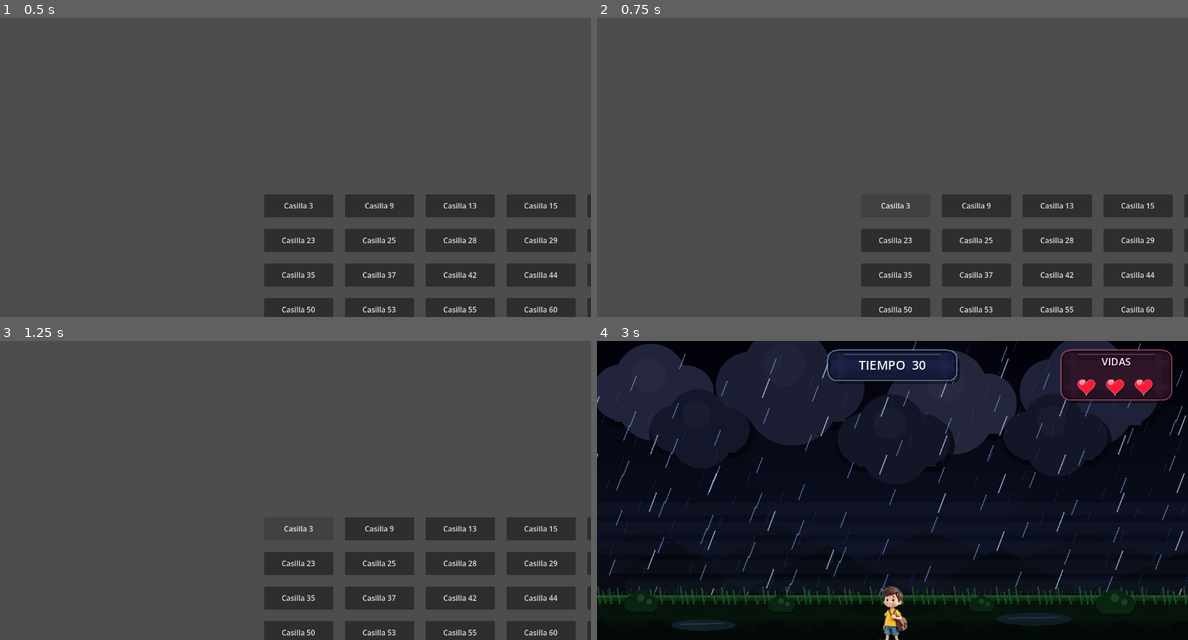
Above: before the commit, frames 1-4 (two rows, left to right).
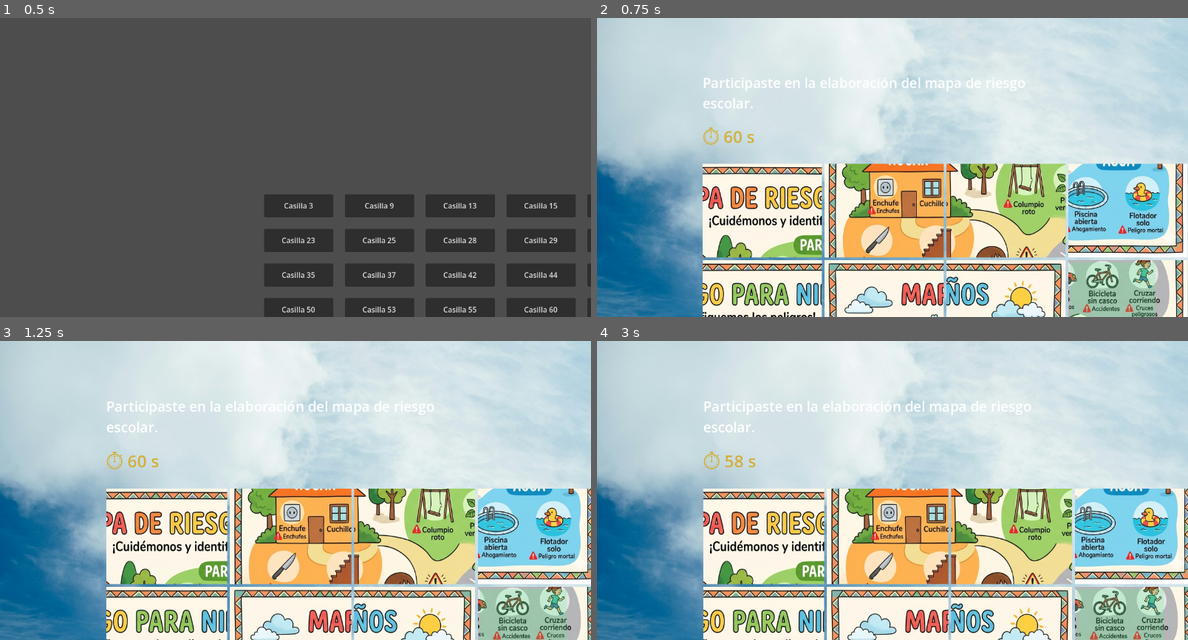
Above: after the commit, the same moments.

Repository: Dylan11092005/Minijuegos
Game: Godot game, scene res://MenuPrincipal.tscn
The game is run twice, just before and just after one commit, with the same random seed, the same clock (stepped at 60 frames per second) and the same inputs.
Inputs (mouse positions are in pixels of both pictures, inside the frame that each line leads up to):
- Up to frame 1 (0.5 s): no input
- Up to frame 2 (0.75 s): click "Casilla 3" at 0.5 s
- Up to frame 3 (1.25 s): no input
- Up to frame 4 (3 s): click (975, 529) at 1.25 s, where only the run before the commit has a clickable "Casilla 9"; click (1117, 355) at 2 s, where only the run before the commit has a clickable "Volver"; click (1057, 529) at 2.75 s, where only the run before the commit has a clickable "Casilla 13"

Frame 1 is identical in both runs. In frame 2, 99% of the frame differs, in the area x 0-100%, y 0-100%; in frame 3, 99%; in frame 4, 99%.

Commit message:
Add MapPuzzle minigame and menu entry
Introduce a new MapPuzzle minigame: adds minigame_puzzle/MapPuzzle.gd (puzzle logic, UI building, timer, piece creation/shuffle/swap, win/fail handling and result overlay) plus MapPuzzle.tscn and UID. Adds map and background assets (Mapa_Riesgo.png, Sky.jpg) with import metadata. Hooked the menu to the new minigame by adding a button connection and _on_button_pressed handler in MenuPrincipal.tscn/MenuPrincipal.gd. Also includes a trivial newline normalization in project.godot.

Diff:
--- a/MenuPrincipal.gd
+++ b/MenuPrincipal.gd
@@ -19,3 +19,6 @@
 
 func _on_button_2_pressed() -> void:
 	get_tree().change_scene_to_file("res://minigame_rio/RiverCleanupMinigame.tscn")
+
+func _on_button_pressed() -> void:
+	get_tree().change_scene_to_file("res://minigame_puzzle/MapPuzzle.tscn")
--- a/MenuPrincipal.tscn
+++ b/MenuPrincipal.tscn
@@ -128,6 +128,7 @@
 layout_mode = 2
 text = "Casilla 74"
 
+[connection signal="pressed" from="GridContainer/Button" to="." method="_on_button_pressed"]
 [connection signal="pressed" from="GridContainer/Button2" to="." method="_on_button_2_pressed"]
 [connection signal="pressed" from="GridContainer/Button3" to="." method="_on_button_3_pressed"]
 [connection signal="pressed" from="GridContainer/Button4" to="." method="_on_button_4_pressed"]
--- /dev/null
+++ b/minigame_puzzle/MapPuzzle.gd
@@ -0,0 +1,476 @@
+## MapPuzzle.gd
+## Minijuego: Rompecabezas de Mapa
+## Godot 4.x
+
+extends Node2D
+
+signal puzzle_completed
+signal puzzle_failed
+
+# =========================================================
+# CONFIGURACIÓN
+# =========================================================
+@export var map_texture: Texture2D
+@export var background_texture: Texture2D
+@export var cols: int = 4
+@export var rows: int = 3
+@export var piece_gap: int = 6
+@export var time_limit: float = 60.0
+
+# =========================================================
+# RESOLUCIÓN
+# =========================================================
+const SCREEN_SIZE = Vector2(1920, 1080)
+const MODAL_SIZE  = Vector2(1600, 920)
+
+# =========================================================
+# VARIABLES
+# =========================================================
+var piece_size: Vector2
+var pieces: Array = []
+
+var selected_index: int   = -1
+var game_active: bool     = false
+var time_remaining: float = 0.0
+
+# =========================================================
+# UI
+# =========================================================
+var overlay:         ColorRect
+var modal:           Panel
+var board_container: Node2D
+var guide_preview:   TextureRect
+var timer_label:     Label
+var result_overlay:  Panel
+
+# =========================================================
+# COLORES
+# =========================================================
+const COLOR_GOLD     = Color("#D4AF37")
+const COLOR_SELECTED = Color(1.0, 0.878, 0.251, 0.35)
+const COLOR_CORRECT  = Color(0.251, 1.0, 0.502, 0.2)
+const COLOR_WIN      = Color("#1A3A1A")
+const COLOR_LOSE     = Color("#3A1A1A")
+
+# =========================================================
+# READY
+# =========================================================
+func _ready() -> void:
+	_build_ui()
+	if map_texture:
+		start_game()
+
+# =========================================================
+# PROCESS
+# =========================================================
+func _process(delta: float) -> void:
+	if not game_active:
+		return
+
+	time_remaining -= delta
+	_update_timer_label()
+
+	if time_remaining <= 0.0:
+		time_remaining = 0.0
+		_on_time_out()
+
+# =========================================================
+# START GAME
+# =========================================================
+func start_game() -> void:
+	_clear_pieces()
+
+	selected_index = -1
+	game_active    = true
+	time_remaining = time_limit
+
+	overlay.visible = true
+
+	if map_texture == null:
+		return
+
+	guide_preview.texture = map_texture
+
+	var available_width  = 1050.0
+	var available_height = 620.0
+
+	piece_size = Vector2(
+		available_width  / cols,
+		available_height / rows
+	)
+
+	_create_pieces()
+	_shuffle_pieces()
+	_animate_modal()
+
+# =========================================================
+# CREAR PIEZAS
+# =========================================================
+func _create_pieces() -> void:
+	var image: Image = map_texture.get_image()
+
+	var original_piece_size = Vector2(
+		map_texture.get_width()  / cols,
+		map_texture.get_height() / rows
+	)
+
+	for row in rows:
+		for col in cols:
+			var index: int = row * cols + col
+
+			var region := Rect2i(
+				col * int(original_piece_size.x),
+				row * int(original_piece_size.y),
+				int(original_piece_size.x),
+				int(original_piece_size.y)
+			)
+
+			var piece_image := image.get_region(region)
+			var piece_tex   := ImageTexture.create_from_image(piece_image)
+
+			var sprite := Sprite2D.new()
+			sprite.texture  = piece_tex
+			sprite.centered = false
+			sprite.scale    = Vector2(
+				piece_size.x / original_piece_size.x,
+				piece_size.y / original_piece_size.y
+			)
+
+			board_container.add_child(sprite)
+
+			var highlight := ColorRect.new()
+			highlight.size         = piece_size - Vector2(piece_gap * 2, piece_gap * 2)
+			highlight.color        = Color.TRANSPARENT
+			highlight.mouse_filter = Control.MOUSE_FILTER_IGNORE
+
+			sprite.add_child(highlight)
+			highlight.position = Vector2(piece_gap, piece_gap)
+
+			pieces.append({
+				"sprite":      sprite,
+				"highlight":   highlight,
+				"correct_pos": index,
+				"current_pos": index
+			})
+
+# =========================================================
+# SHUFFLE
+# =========================================================
+func _shuffle_pieces() -> void:
+	var positions: Array = range(cols * rows)
+	positions.shuffle()
+	for i in pieces.size():
+		pieces[i]["current_pos"] = positions[i]
+	_apply_positions()
+
+# =========================================================
+# POSICIONES
+# =========================================================
+func _apply_positions() -> void:
+	var start_x = 70
+	var start_y = 240
+
+	for piece in pieces:
+		var pos_index: int = piece["current_pos"]
+		var col: int = pos_index % cols
+		var row: int = pos_index / cols
+
+		var target := Vector2(
+			start_x + col * (piece_size.x + piece_gap),
+			start_y + row * (piece_size.y + piece_gap)
+		)
+
+		piece["sprite"].position = target
+
+	_refresh_highlights()
+
+# =========================================================
+# INPUT
+# =========================================================
+func _input(event: InputEvent) -> void:
+	if not game_active:
+		return
+
+	if event is InputEventMouseButton:
+		if event.pressed and event.button_index == MOUSE_BUTTON_LEFT:
+			var clicked_index = _get_piece_at(event.position)
+
+			if clicked_index == -1:
+				return
+
+			if selected_index == -1:
+				selected_index = clicked_index
+
+			elif selected_index == clicked_index:
+				selected_index = -1
+
+			else:
+				_swap_pieces(selected_index, clicked_index)
+				selected_index = -1
+				_check_win()
+
+			_refresh_highlights()
+
+# =========================================================
+# DETECTAR PIEZA
+# =========================================================
+func _get_piece_at(pos: Vector2) -> int:
+	for i in pieces.size():
+		var p     = pieces[i]
+		var p_pos = p["sprite"].global_position
+		var rect  = Rect2(p_pos, piece_size)
+		if rect.has_point(pos):
+			return i
+	return -1
+
+# =========================================================
+# SWAP
+# =========================================================
+func _swap_pieces(a: int, b: int) -> void:
+	var temp_pos             = pieces[a]["current_pos"]
+	pieces[a]["current_pos"] = pieces[b]["current_pos"]
+	pieces[b]["current_pos"] = temp_pos
+	_apply_positions()
+
+# =========================================================
+# HIGHLIGHTS
+# =========================================================
+func _refresh_highlights() -> void:
+	for i in pieces.size():
+		var p         = pieces[i]
+		var highlight = p["highlight"]
+		var is_sel    = (i == selected_index)
+		var is_ok     = (p["current_pos"] == p["correct_pos"])
+
+		if is_sel:
+			highlight.color = COLOR_SELECTED
+		elif is_ok:
+			highlight.color = COLOR_CORRECT
+		else:
+			highlight.color = Color.TRANSPARENT
+
+# =========================================================
+# WIN CHECK
+# =========================================================
+func _check_win() -> void:
+	for piece in pieces:
+		if piece["current_pos"] != piece["correct_pos"]:
+			return
+
+	game_active = false
+	_show_result(true)
+	emit_signal("puzzle_completed")
+
+# =========================================================
+# TIME OUT
+# =========================================================
+func _on_time_out() -> void:
+	game_active = false
+	_show_result(false)
+	emit_signal("puzzle_failed")
+
+# =========================================================
+# RESULTADO
+# =========================================================
+func _show_result(won: bool) -> void:
+	result_overlay.visible = true
+
+	var bg_style := StyleBoxFlat.new()
+	bg_style.bg_color                       = COLOR_WIN if won else COLOR_LOSE
+	bg_style.corner_radius_top_left         = 16
+	bg_style.corner_radius_top_right        = 16
+	bg_style.corner_radius_bottom_left      = 16
+	bg_style.corner_radius_bottom_right     = 16
+	bg_style.border_width_left              = 3
+	bg_style.border_width_top               = 3
+	bg_style.border_width_right             = 3
+	bg_style.border_width_bottom            = 3
+	bg_style.border_color                   = COLOR_GOLD
+	result_overlay.add_theme_stylebox_override("panel", bg_style)
+
+	var title := result_overlay.get_node("Title")
+	var body  := result_overlay.get_node("Body")
+	var btn   := result_overlay.get_node("CloseButton")
+
+	if won:
+		title.text = "¡Mapa completado!"
+		body.text  = "Excelente trabajo. Armaste el mapa de riesgo escolar a tiempo."
+	else:
+		title.text = "¡Tiempo agotado!"
+		body.text  = "No lograste armar el mapa a tiempo. ¡Inténtalo de nuevo!"
+
+	btn.text = "Reiniciar"
+
+	btn.pressed.connect(_on_result_closed, CONNECT_ONE_SHOT)
+
+	result_overlay.scale    = Vector2(0.8, 0.8)
+	result_overlay.modulate = Color(1, 1, 1, 0)
+
+	var tween = create_tween()
+	tween.set_parallel(true)
+	tween.tween_property(result_overlay, "scale",    Vector2.ONE,    0.25)
+	tween.tween_property(result_overlay, "modulate", Color(1,1,1,1), 0.25)
+
+func _on_result_closed() -> void:
+	result_overlay.visible = false
+	start_game()
+
+# =========================================================
+# TIMER LABEL
+# =========================================================
+func _update_timer_label() -> void:
+	var secs         = int(ceil(time_remaining))
+	timer_label.text = "⏱ %d s" % secs
+
+	if time_remaining <= 10.0:
+		timer_label.add_theme_color_override("font_color", Color("#FF4444"))
+	else:
+		timer_label.add_theme_color_override("font_color", COLOR_GOLD)
+
+# =========================================================
+# BUILD UI
+# =========================================================
+func _build_ui() -> void:
+
+	# =====================================================
+	# FONDO
+	# =====================================================
+	if background_texture:
+		var bg := TextureRect.new()
+		bg.texture      = background_texture
+		bg.size         = SCREEN_SIZE
+		bg.position     = Vector2.ZERO
+		bg.expand_mode  = TextureRect.EXPAND_IGNORE_SIZE
+		bg.stretch_mode = TextureRect.STRETCH_KEEP_ASPECT_COVERED
+		add_child(bg)
+
+	# =====================================================
+	# OVERLAY
+	# =====================================================
+	overlay         = ColorRect.new()
+	overlay.color   = Color(0, 0, 0, 0.0)
+	overlay.size    = SCREEN_SIZE
+	overlay.visible = false
+	add_child(overlay)
+
+	# =====================================================
+	# MODAL
+	# =====================================================
+	modal          = Panel.new()
+	modal.size     = MODAL_SIZE
+	modal.position = (SCREEN_SIZE - MODAL_SIZE) / 2
+	add_child(modal)
+
+	var style := StyleBoxFlat.new()
+	style.bg_color                   = Color(0, 0, 0, 0.0)
+	style.border_width_left          = 0
+	style.border_width_top           = 0
+	style.border_width_right         = 0
+	style.border_width_bottom        = 0
+	modal.add_theme_stylebox_override("panel", style)
+
+	board_container = Node2D.new()
+	modal.add_child(board_container)
+
+	# =====================================================
+	# TEXTO EDUCATIVO
+	# =====================================================
+	var instruction_label := Label.new()
+	instruction_label.text          = "Participaste en la elaboración del mapa de riesgo escolar."
+	instruction_label.position      = Vector2(70, 40)
+	instruction_label.size          = Vector2(820, 100)
+	instruction_label.autowrap_mode = TextServer.AUTOWRAP_WORD_SMART
+	instruction_label.add_theme_font_size_override("font_size", 30)
+	instruction_label.add_theme_color_override("font_color", Color.WHITE)
+	modal.add_child(instruction_label)
+
+	# =====================================================
+	# TIMER
+	# =====================================================
+	timer_label          = Label.new()
+	timer_label.text     = "⏱ 60 s"
+	timer_label.position = Vector2(70, 155)
+	timer_label.size     = Vector2(300, 60)
+	timer_label.add_theme_font_size_override("font_size", 36)
+	timer_label.add_theme_color_override("font_color", COLOR_GOLD)
+	modal.add_child(timer_label)
+
+	# =====================================================
+	# MINI MAPA
+	# =====================================================
+	var preview_border      := Panel.new()
+	preview_border.position  = Vector2(1260, 40)
+	preview_border.size      = Vector2(280, 200)
+
+	var preview_style := StyleBoxFlat.new()
+	preview_style.bg_color                   = Color(0, 0, 0, 0.2)
+	preview_style.border_width_left          = 3
+	preview_style.border_width_top           = 3
+	preview_style.border_width_right         = 3
+	preview_style.border_width_bottom        = 3
+	preview_style.border_color               = COLOR_GOLD
+	preview_style.corner_radius_top_left     = 10
+	preview_style.corner_radius_top_right    = 10
+	preview_style.corner_radius_bottom_left  = 10
+	preview_style.corner_radius_bottom_right = 10
+	preview_border.add_theme_stylebox_override("panel", preview_style)
+	modal.add_child(preview_border)
+
+	guide_preview              = TextureRect.new()
+	guide_preview.position     = Vector2(1275, 55)
+	guide_preview.size         = Vector2(250, 170)
+	guide_preview.expand_mode  = TextureRect.EXPAND_IGNORE_SIZE
+	guide_preview.stretch_mode = TextureRect.STRETCH_KEEP_ASPECT_CENTERED
+	modal.add_child(guide_preview)
+	guide_preview.move_to_front()
+
+	# =====================================================
+	# PANEL DE RESULTADO
+	# =====================================================
+	result_overlay          = Panel.new()
+	result_overlay.size     = Vector2(700, 340)
+	result_overlay.position = (MODAL_SIZE - Vector2(700, 340)) / 2
+	result_overlay.visible  = false
+	modal.add_child(result_overlay)
+
+	var r_title := Label.new()
+	r_title.name                 = "Title"
+	r_title.position             = Vector2(40, 50)
+	r_title.size                 = Vector2(620, 80)
+	r_title.horizontal_alignment = HORIZONTAL_ALIGNMENT_CENTER
+	r_title.add_theme_font_size_override("font_size", 48)
+	r_title.add_theme_color_override("font_color", COLOR_GOLD)
+	result_overlay.add_child(r_title)
+
+	var r_body := Label.new()
+	r_body.name                 = "Body"
+	r_body.position             = Vector2(40, 150)
+	r_body.size                 = Vector2(620, 80)
+	r_body.horizontal_alignment = HORIZONTAL_ALIGNMENT_CENTER
+	r_body.autowrap_mode        = TextServer.AUTOWRAP_WORD_SMART
+	r_body.add_theme_font_size_override("font_size", 24)
+	r_body.add_theme_color_override("font_color", Color.WHITE)
+	result_overlay.add_child(r_body)
+
+	var r_btn := Button.new()
+	r_btn.name     = "CloseButton"
+	r_btn.position = Vector2(200, 260)
+	r_btn.size     = Vector2(300, 60)
+	r_btn.add_theme_font_size_override("font_size", 26)
+	result_overlay.add_child(r_btn)
+
+# =========================================================
+# ANIMACIÓN MODAL
+# =========================================================
+func _animate_modal() -> void:
+	modal.scale = Vector2(0.8, 0.8)
+	var tween   = create_tween()
+	tween.tween_property(modal, "scale", Vector2.ONE, 0.2)
+
+# =========================================================
+# CLEAR
+# =========================================================
+func _clear_pieces() -> void:
+	for piece in pieces:
+		piece["sprite"].queue_free()
+	pieces.clear()
--- /dev/null
+++ b/minigame_puzzle/MapPuzzle.tscn
@@ -0,0 +1,10 @@
+[gd_scene format=3 uid="uid://d3m4hxtywmni1"]
+
+[ext_resource type="Script" uid="uid://j6ljlpg0egd8" path="res://minigame_puzzle/MapPuzzle.gd" id="1_1b4qa"]
+[ext_resource type="Texture2D" uid="uid://bitygl120yl8t" path="res://minigame_puzzle/assets/Mapa_Riesgo.png" id="2_2pb2e"]
+[ext_resource type="Texture2D" uid="uid://cdisdf8rgahox" path="res://minigame_puzzle/assets/Sky.jpg" id="3_2pb2e"]
+
+[node name="MapPuzzle" type="Node2D" unique_id=2024003352]
+script = ExtResource("1_1b4qa")
+map_texture = ExtResource("2_2pb2e")
+background_texture = ExtResource("3_2pb2e")
Not shown, added: minigame_puzzle/MapPuzzle.gd.uid
Binary file added: minigame_puzzle/assets/Mapa_Riesgo.png
Not shown, added: minigame_puzzle/assets/Mapa_Riesgo.png.import
Binary file added: minigame_puzzle/assets/Sky.jpg
Not shown, added: minigame_puzzle/assets/Sky.jpg.import
